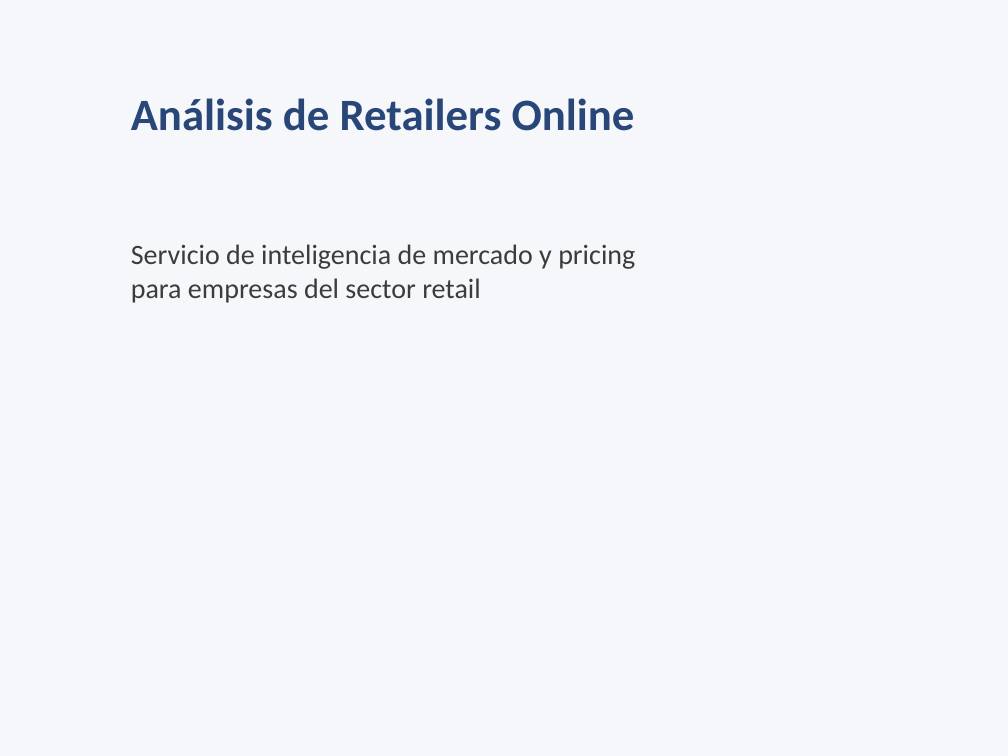
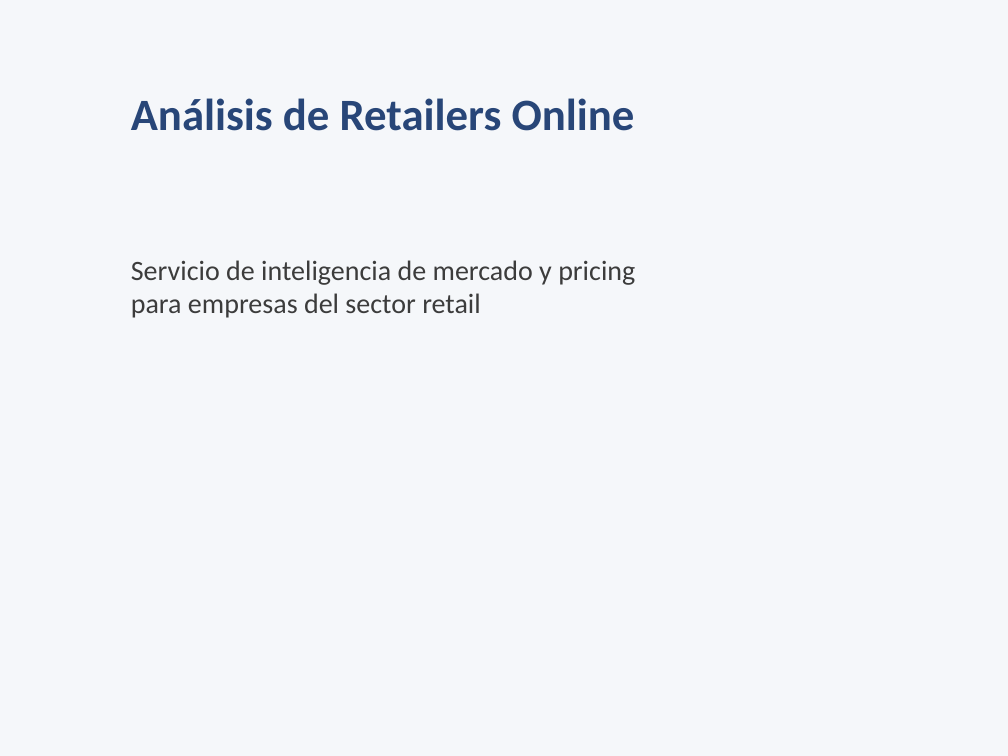
Before and after one commit to egarde-git/proyecto-curso, a slide deck: slide 1 of PresentacionProyecto.pptx. Drawn at 1008x756 pixels with LibreOffice and Linux fonts; fonts in the diff are those of the drawing. Boxes give left, top, right and bottom in pixels: in the first picture for what was removed or moved away, otherwise in the second. Text is boxed around its words. In the diff, an @@ line names an element or a change of style, - is before the commit and + after.

```diff
--- a/PresentacionProyecto.pptx
+++ b/PresentacionProyecto.pptx
@@ text "Servicio de inteligencia de mercado ...": place and size @@
-text "Servicio de inteligencia de mercado ..." at <box>131,244,635,303</box>
+text "Servicio de inteligencia de mercado ..." at <box>131,260,635,318</box>
```
Also in this commit, not shown: 8 other slides changed.
